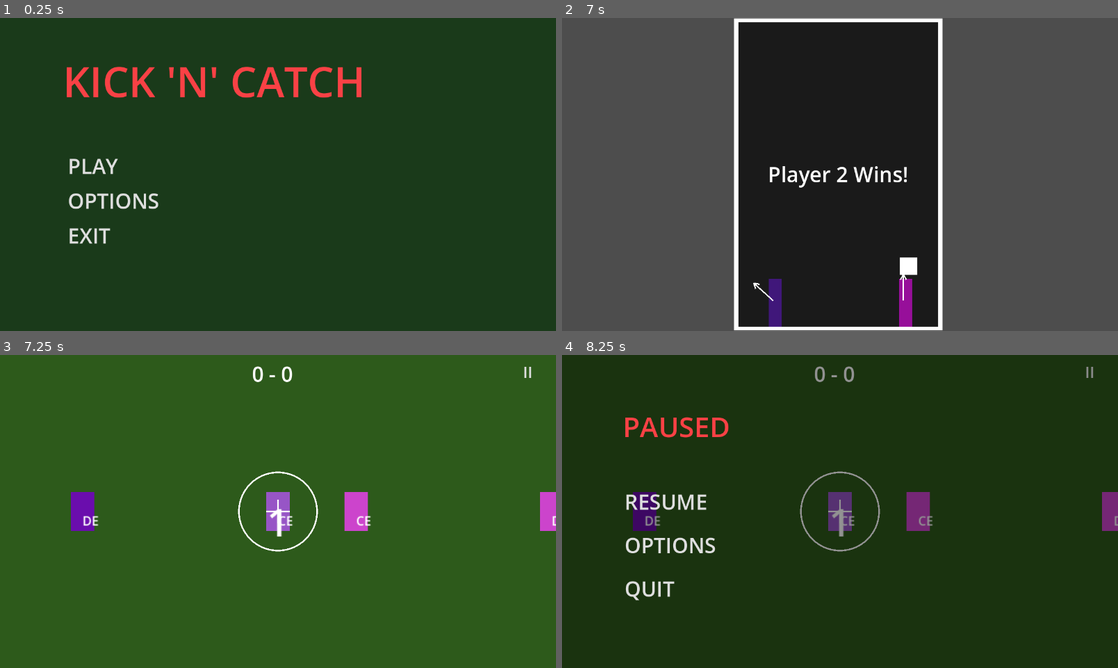
Above: before the commit, frames 1-4 (two rows, left to right).
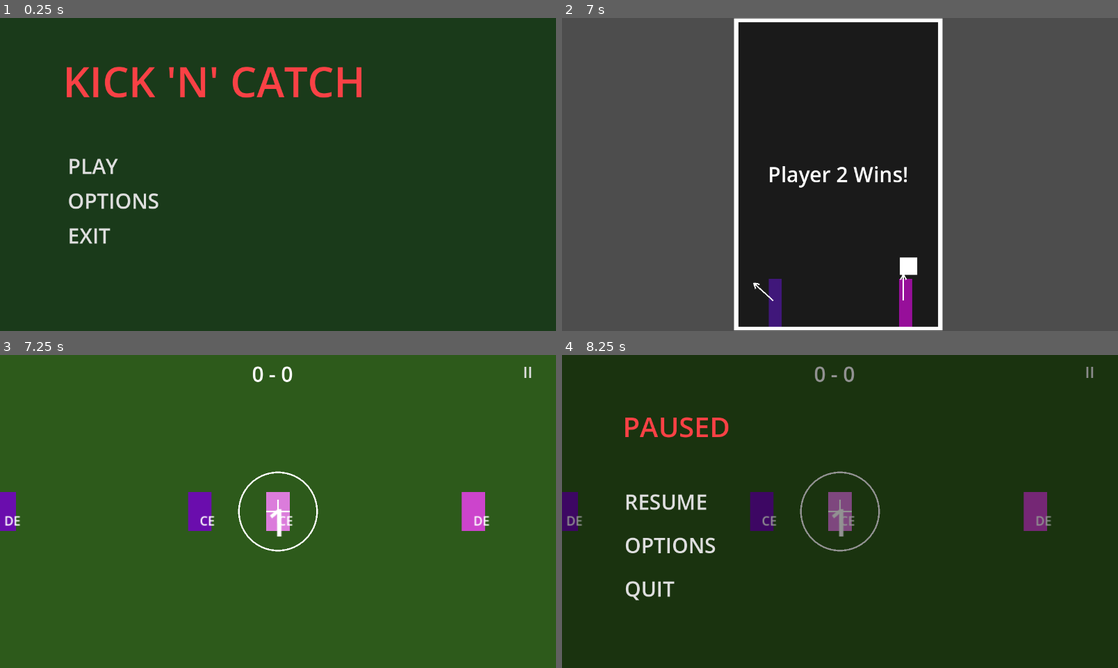
Above: after the commit, the same moments.

Repository: DockerSox/kick-n-catchv3
Game: Godot game, scene res://Scenes/title.tscn
Two runs of this game, one before a commit and one after it. Both use one fixed random seed, a clock stepped at 60 frames per second and the inputs below.
Inputs:
- Up to frame 1 (0.25 s): no input
- Up to frame 2 (7 s): click "PLAY" at 0.5 s; click "START GAME" at 1.25 s; tap Enter at 2, 6.5 s; tap Space (p1_kick) at 2.1, 3.6, 5.1, 5.75, 6.6 s; hold A (p1_left) 2.78-3.53 s; tap Keypad Enter (p2_kick) at 2.85, 4.35, 5.85 s; hold A (p1_left) from 5.03 s (still down)
- Up to frame 3 (7.25 s): keep holding A (p1_left)
- Up to frame 4 (8.25 s): release A (p1_left) at 7.28 s; tap Keypad Enter (p2_kick) at 7.35 s; click "II" at 8 s

Frames 1-2 are identical in both runs. In frame 3, 3.4% of the frame differs, in the area x 0-100%, y 43-57%; in frame 4, 3.2%.

Commit message:
working version - contest and crosshair only.

Diff:
--- a/Scripts/main.gd
+++ b/Scripts/main.gd
@@ -70,23 +70,18 @@
 	if game_over:
 		return
 	game_over = true
-
-	# Immediately freeze all movement inside the SubViewport
 	paddle_left.state = paddle_left.State.WAITING
 	paddle_right.state = paddle_right.State.WAITING
 	paddle_left.velocity = Vector2.ZERO
 	paddle_right.velocity = Vector2.ZERO
 	ball.active = false
 	ball.velocity = Vector2.ZERO
-
 	win_label.text = message
 	win_label.visible = true
 	GameState.contest_winner = winner
-
 	if GameState.return_scene != "":
 		await get_tree().create_timer(2.0).timeout
-		var return_to: String = GameState.return_scene
-		GameState.return_scene = ""
-		GameState.go_to_scene(return_to)
+		GameState.go_to_scene(GameState.return_scene)
+		# Do NOT clear return_scene here — pitch.gd reads and clears it
 	else:
 		get_tree().paused = true
--- a/Scripts/pitch.gd
+++ b/Scripts/pitch.gd
@@ -38,6 +38,7 @@
 }
 
 func _ready() -> void:
+	print("attacking_team = ", attacking_team, " contest_winner = ", GameState.contest_winner)
 	all_units_a = units_a.get_children()
 	all_units_b = units_b.get_children()
 
--- a/project.godot
+++ b/project.godot
@@ -79,7 +79,7 @@
 }
 p1_aim_right={
 "deadzone": 0.2,
-"events": [Object(InputEventKey,"resource_local_to_scene":fa …(140 unchanged characters)… d":false,"keycode":0,"physical_keycode":70,"key_label":0,"unicode":102,"location":0,"echo":false,"script":null)
+"events": [Object(InputEventKey,"resource_local_to_scene":fa …(140 unchanged characters)… d":false,"keycode":0,"physical_keycode":68,"key_label":0,"unicode":100,"location":0,"echo":false,"script":null)
 ]
 }
 p1_kick={
